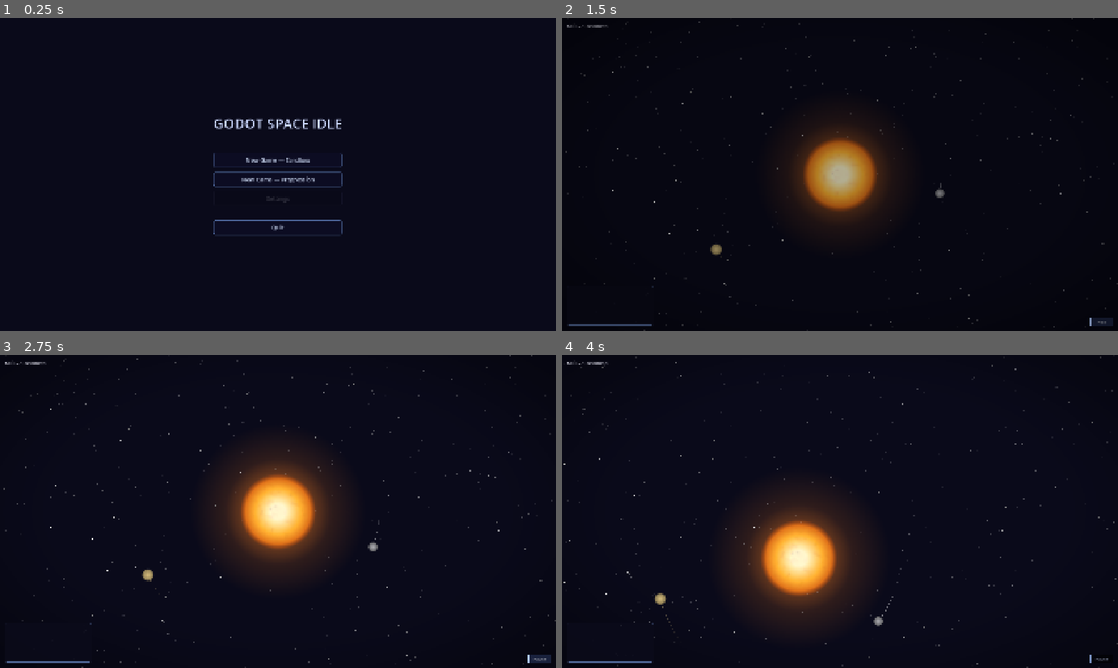
Above: before the commit, frames 1-4 (two rows, left to right).
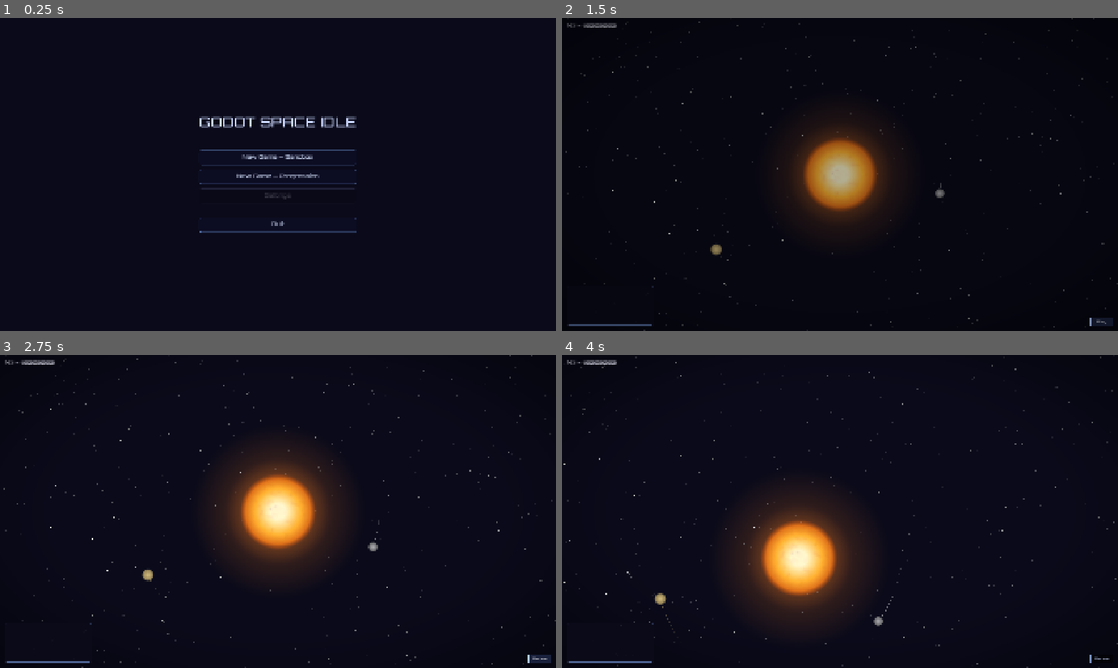
Above: after the commit, the same moments.

Repository: avantgardian/godot-space-idle
Game: Godot game, scene res://scenes/main_menu.tscn
Two runs of this game, one before a commit and one after it. Both use one fixed random seed, a clock stepped at 60 frames per second and the inputs below.
Inputs (mouse positions are in pixels of both pictures, inside the frame that each line leads up to):
- Up to frame 1 (0.25 s): no input
- Up to frame 2 (1.5 s): click "New Game — Sandbox" at 0.5 s; click "Pause" at 1.25 s
- Up to frame 3 (2.75 s): click "Play" at 2 s
- Up to frame 4 (4 s): move the mouse to (962, 495) at 2.77 s; hold Right (ui_right) 2.78-3.5 s; tap L at 2.85 s; click (962, 495) at 2.92 s; drag from (728, 527) to (812, 574) at 3.52 s

The runs differ from the first frame. In frame 1, 2.6% of the frame differs, in the area x 35-65%, y 31-70%; in frame 2, 0.1%; in frame 3, 0.1%; in frame 4, 0.1%.

Commit message:
Wire Orbitron Medium font via FontFile.load_dynamic_font (#74)
- Use FontFile.load_dynamic_font() — the official Godot 4 API for
  runtime font loading — in main_menu.gd _ready()
- Replace corrupted Orbitron-Regular.ttf (GitHub HTML error page)
  with valid Orbitron-Medium.ttf (47.6KB TrueType from official repo)
- Font set as theme.default_font, inherited by all scenes

Diff:
--- a/scripts/main_menu.gd
+++ b/scripts/main_menu.gd
@@ -1,6 +1,11 @@
 extends Control
 
 func _ready():
+	var font := FontFile.new()
+	font.load_dynamic_font("res://resources/fonts/Orbitron-Medium.ttf")
+	var game_theme := load("res://resources/game_theme.tres") as Theme
+	game_theme.default_font = font
+
 	var title := $CenterContainer/MenuContainer/Title as Label
 	title.add_theme_font_size_override("font_size", 48)
 
Binary file added: resources/fonts/Orbitron-Medium.ttf
Binary file removed: resources/fonts/Orbitron-Regular.ttf
